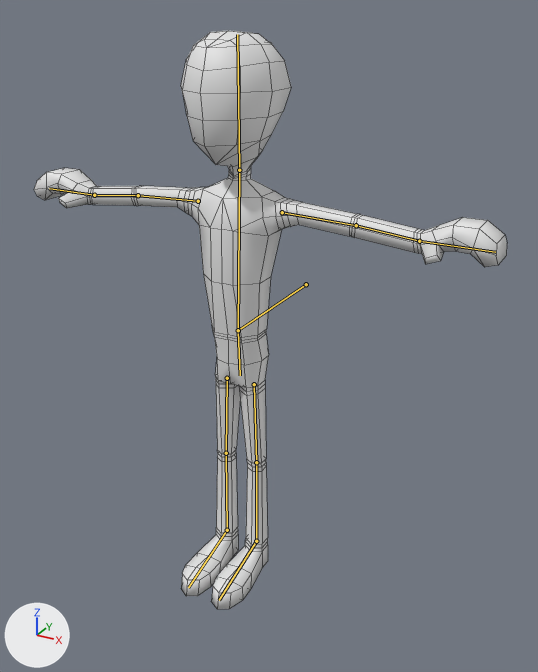
The Blender file UnityProject/Assets/Raw/Graphics/Models/Blend/Actor.blend as it was, and as the next commit left it.
Both versions are drawn from a camera (50 mm lens) standing at (0.988, -1.615, 1.594) and looking at (0.128, -0.052, 0.812). Every picture has the same lights, and +X, +Y and +Z are marked at lower left. The bones that bend it are drawn over the model as lines. Mesh edges are drawn as thin lines.

In view in the first picture: 'Actor'.
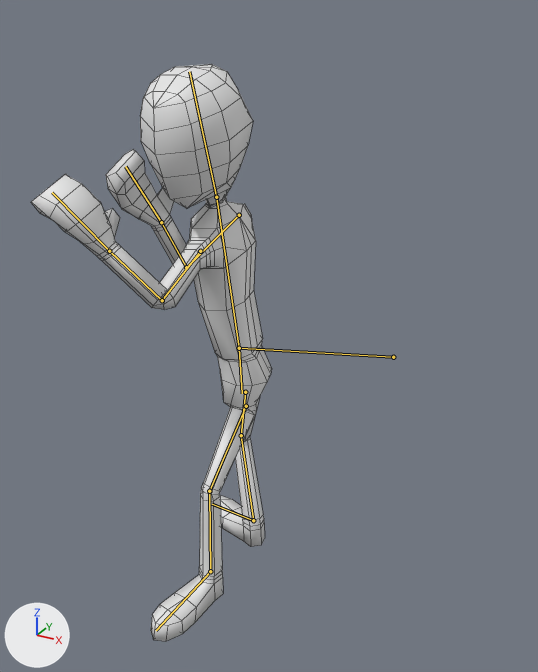
The newer file adds an action. The first version stands in its rest pose; the second is drawn at frame 0 of the action 'Block'.

What differs and where, as boxes (x1, y1, x2, y2) in the pictures (538 x 672 px):
'Actor', posed (49% narrower)
    before: (34, 30, 507, 609)
    after: (31, 64, 272, 642)
bone 'Root', root to tip
    before: (306, 284) to (238, 330)
    after: (393, 357) to (239, 348)
bone 'Chest', root to tip
    before: (238, 330) to (239, 170)
    after: (239, 348) to (216, 197)
bone 'UpperArm.R', root to tip
    before: (198, 201) to (138, 195)
    after: (239, 215) to (186, 267)
bone 'LowerArm.R', root to tip
    before: (138, 195) to (94, 195)
    after: (186, 267) to (161, 222)
bone 'Head', root to tip
    before: (239, 170) to (237, 34)
    after: (216, 197) to (189, 71)
bone 'UpperArm.L', root to tip
    before: (282, 212) to (356, 225)
    after: (200, 251) to (162, 300)
bone 'LowerArm.L', root to tip
    before: (356, 225) to (419, 241)
    after: (162, 300) to (109, 251)
bone 'UpperLeg.R', root to tip
    before: (227, 378) to (226, 453)
    after: (245, 392) to (241, 435)
bone 'LowerLeg.R', root to tip
    before: (226, 453) to (227, 530)
    after: (241, 435) to (253, 520)
bone 'Foot.R', root to tip
    before: (227, 530) to (188, 587)
    after: (253, 520) to (212, 504)
bone 'UpperLeg.L', root to tip
    before: (254, 384) to (256, 462)
    after: (246, 406) to (209, 491)
bone 'LowerLeg.L', root to tip
    before: (256, 462) to (256, 541)
    after: (209, 491) to (210, 571)

What the commit changed:
Bone 'Root' (bone_root) moves from (0.0, 0.0, 0.0) to (0.402, 0.278, 0.052).
Bone 'Root' (bone_root) turns from (0, 0, 0) to (0, 0, 69) degrees about its own x, y and z.
Bone 'Chest' (bone_chest) turns from (0, 0, 0) to (9, -11, -7) degrees about its own x, y and z.
Bone 'UpperArm.R' (bone_upperarm_r) turns from (0, 0, 0) to (-149, 19, -30) degrees about its own x, y and z.
Bone 'LowerArm.R' (bone_lowerarm_r) turns from (0, 0, 0) to (-83, 8, 71) degrees about its own x, y and z.
Bone 'Head' (bone_head) moves from (0.0, 0.0, 0.0) to (0.008, -0.004, -0.034).
Bone 'Head' (bone_head) turns from (0, 0, 0) to (-19, 74, -30) degrees about its own x, y and z.
Bone 'UpperArm.L' (bone_upperarm_l) turns from (0, 0, 0) to (8, -1, 4) degrees about its own x, y and z.
Bone 'LowerArm.L' (bone_lowerarm_l) moves from (0.0, 0.0, 0.0) to (0.063, 0.006, 0.025).
Bone 'LowerArm.L' (bone_lowerarm_l) turns from (0, 0, 0) to (-47, -4, 107) degrees about its own x, y and z.
Bone 'UpperLeg.R' (bone_upperleg_r) turns from (0, 0, 0) to (26, -2, 8) degrees about its own x, y and z.
Bone 'LowerLeg.R' (bone_lowerleg_r) turns from (0, 0, 0) to (-45, 21, -45) degrees about its own x, y and z.
Bone 'Foot.R' (bone_foot_r) turns from (0, 0, 0) to (20, -7, -4) degrees about its own x, y and z.
Bone 'UpperLeg.L' (bone_upperleg_l) moves from (0.0, 0.0, 0.0) to (0.015, 0.0, 0.008).
Bone 'UpperLeg.L' (bone_upperleg_l) turns from (0, 0, 0) to (-36, -31, 41) degrees about its own x, y and z.
Bone 'LowerLeg.L' (bone_lowerleg_l) turns from (0, 0, 0) to (10, -14, -39) degrees about its own x, y and z.
